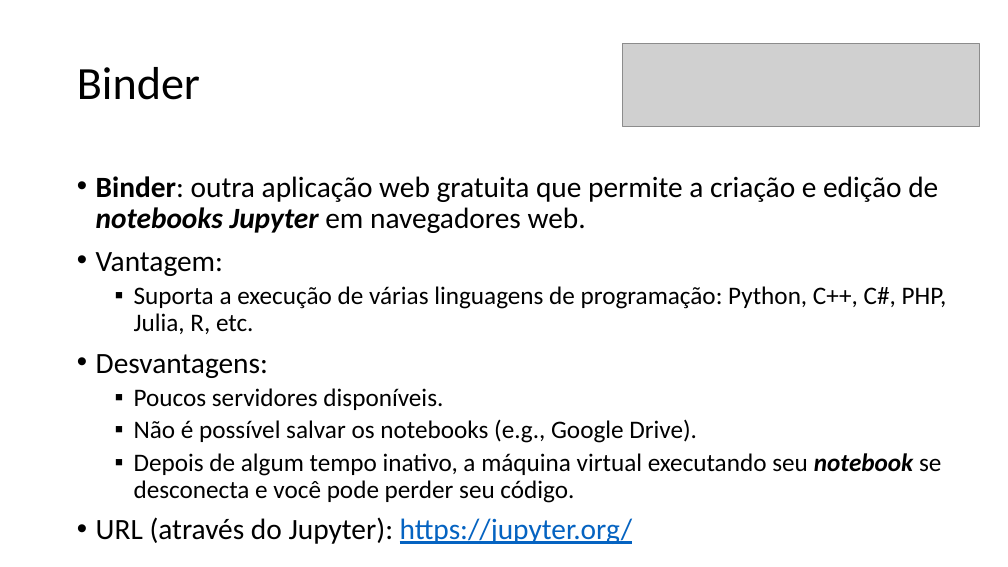
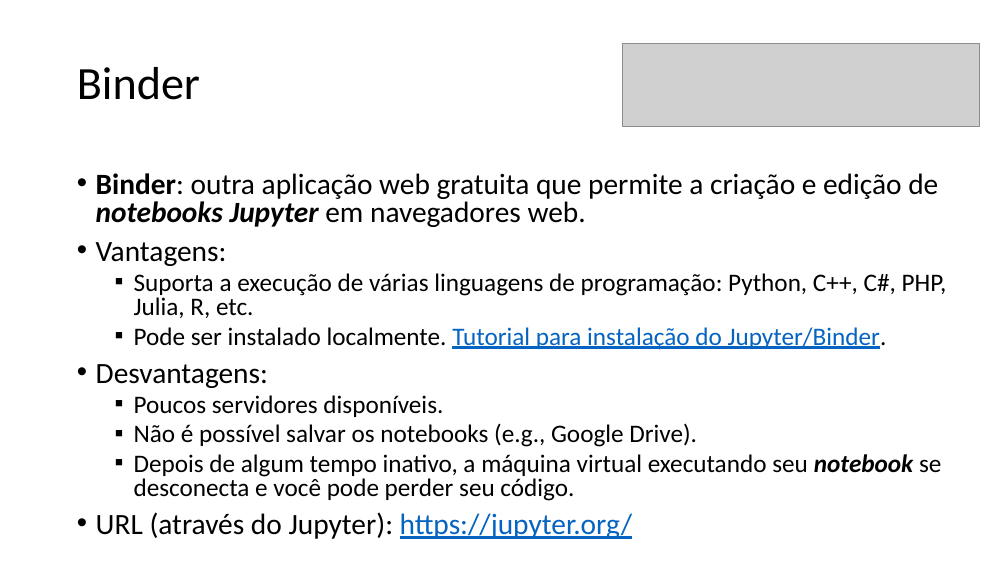
Before and after one commit to zz4fap/t319_aprendizado_de_maquina, a slide deck: slide 23 of slides/T319_Introdução.pptx. Drawn at 1008x567 pixels with LibreOffice and Linux fonts; fonts in the diff are those of the drawing; grey boxes stand for pictures. Boxes give left, top, right and bottom in pixels: in the first picture for what was removed or moved away, otherwise in the second. Text is boxed around its words. In the diff, an @@ line names an element or a change of style, - is before the commit and + after.

```diff
--- a/slides/T319_Introdução.pptx
+++ b/slides/T319_Introdução.pptx
@@ text at (x1=96, y1=173, x2=947, y2=539): line spacing 0.9 to 0.8 @@
@@ text at (x1=96, y1=242, x2=227, y2=266): text changed @@
-• Vantagem:
+• Vantagens:
@@ text at (x1=134, y1=327, x2=887, y2=350): paragraph added @@
+  ▪ Pode ser instalado localmente. Tutorial para instalação do Jupyter/Binder.
```
Also in this commit, not shown: 17 other slides changed, 1 other file.
